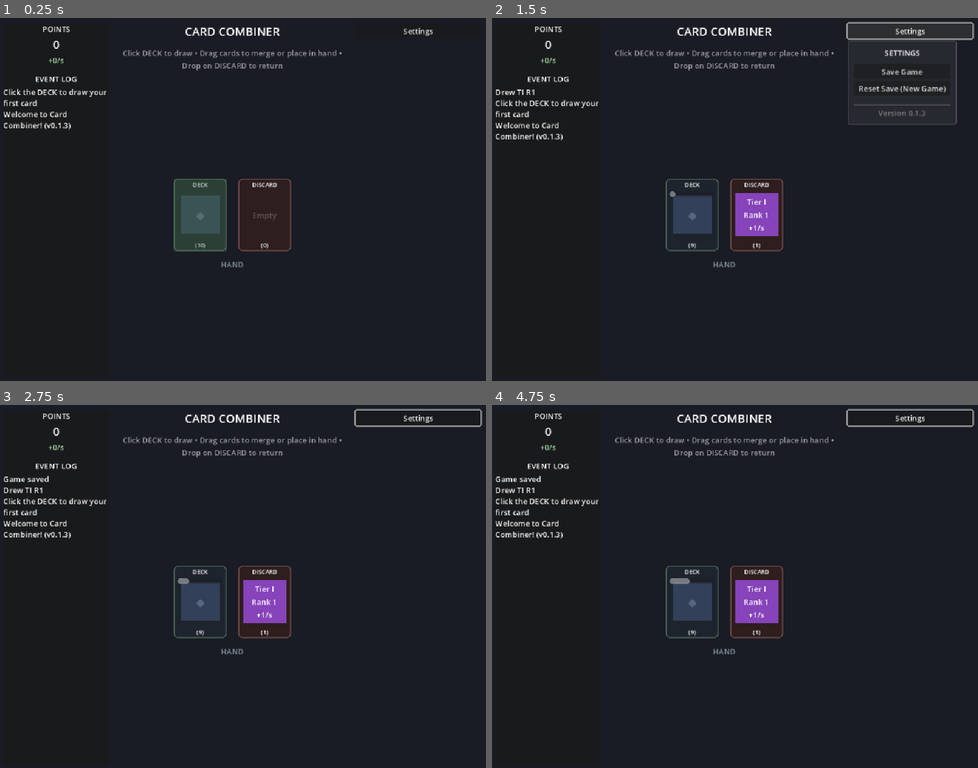
Above: before the commit, frames 1-4 (two rows, left to right).
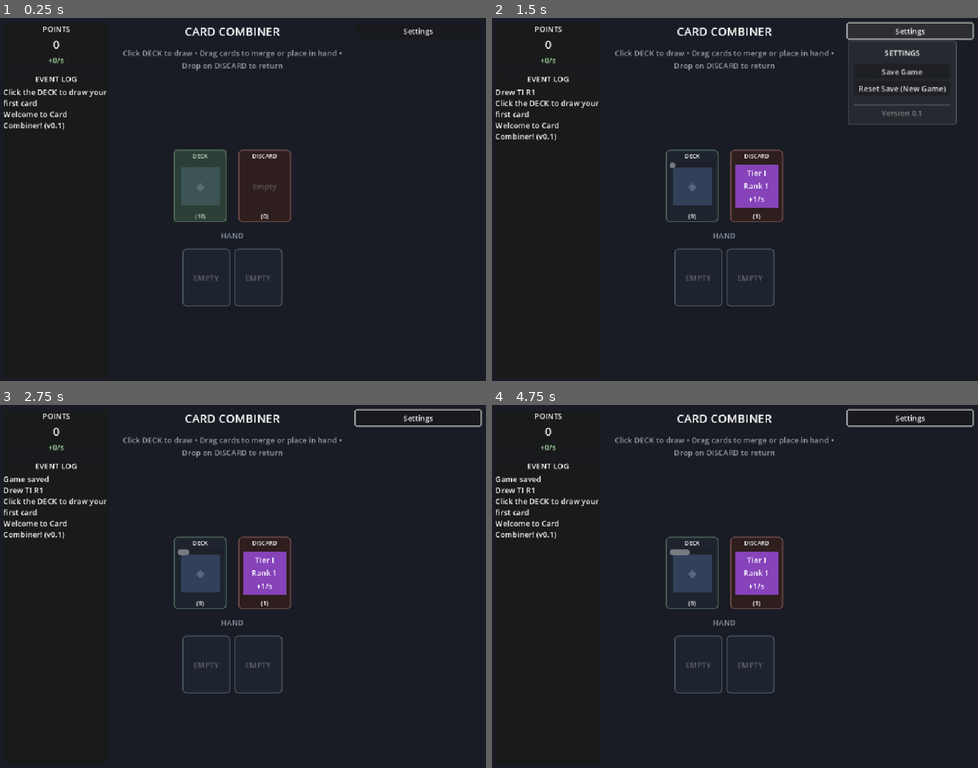
Above: after the commit, the same moments.

Repository: Triysle/card-combiner
Game: Godot game, scene res://scenes/main.tscn
Two runs of this game, one before a commit and one after it. Both use one fixed random seed, a clock stepped at 60 frames per second and the inputs below.
Inputs (mouse positions are in pixels of both pictures, inside the frame that each line leads up to):
- Up to frame 1 (0.25 s): no input
- Up to frame 2 (1.5 s): tap Enter at 0.5 s; drag from (691, 214) to (783, 119) at 0.52 s; click "Settings" at 1.25 s
- Up to frame 3 (2.75 s): click "Save Game" at 2 s
- Up to frame 4 (4.75 s): drag from (637, 604) to (710, 662) at 2.77 s; move the mouse to (783, 506) at 3.52 s; click (783, 506) at 3.67 s; drag from (710, 662) to (584, 532) at 4.27 s

The runs differ from the first frame. In frame 1, 3.3% of the frame differs, in the area x 12-60%, y 28-80%; in frame 2, 3.8%, in the area x 12-90%, y 25-80%; in frame 3, 3.7%; in frame 4, 3.7%.
Error before the commit: Invalid access to property or key 'discard_requested' on a base object of type 'Panel (Slot)'. (res://scripts/grid.gd:46)

Commit message:
0.1.5
few more bugfixes with drag and drop
web5 export

Diff:
--- a/scripts/game_state.gd
+++ b/scripts/game_state.gd
@@ -2,7 +2,7 @@
 
 ## Core game state for Card Combiner - deck-based merge game
 
-const VERSION: String = "0.1.3"
+const VERSION: String = "0.1"
 const SAVE_PATH: String = "user://card_combiner_save.cfg"
 
 signal points_changed(new_value: int)
@@ -282,6 +282,7 @@
 func get_sell_value(card: Dictionary) -> int:
 	if card.is_empty():
 		return 0
+	@warning_ignore("integer_division")
 	return maxi(1, get_card_points_value(card) / 10)
 
 # ===== LOGGING =====
@@ -536,7 +537,7 @@
 func get_current_milestone() -> Dictionary:
 	if current_milestone_index >= 20:
 		return {}  # Game complete
-
+	@warning_ignore("integer_division")
 	var tier = (current_milestone_index / 4) + 1
 	var type_index = current_milestone_index % 4
 
--- a/scripts/milestone_panel.gd
+++ b/scripts/milestone_panel.gd
@@ -16,7 +16,7 @@
 func _ready() -> void:
 	unlock_button.pressed.connect(_on_unlock_pressed)
 	GameState.milestone_changed.connect(_update_display)
-	GameState.has_bought_pack  # We show after first pack
+	# Note: Panel visibility is controlled by main.gd based on GameState.has_bought_pack
 
 	_create_slots()
 	_update_display()
--- a/scripts/slot.gd
+++ b/scripts/slot.gd
@@ -6,6 +6,7 @@
 signal merge_attempted(source_slot: Slot, target_slot: Slot)
 signal move_attempted(source_slot: Slot, target_slot: Slot)
 signal hover_started(slot: Slot)
+signal discard_requested(slot: Slot)
 
 var slot_index: int = -1
 
@@ -148,27 +149,16 @@
 	card_container.scale = Vector2(0.8, 0.8)
 	card_container.pivot_offset = card_container.size / 2
 
-	_anim_tween.tween_property(card_container, "scale", Vector2(1.08, 1.08), 0.1)\
-		.set_ease(Tween.EASE_OUT).set_trans(Tween.TRANS_BACK)
-	_anim_tween.tween_property(card_container, "scale", Vector2(1.0, 1.0), 0.08)\
-		.set_ease(Tween.EASE_IN_OUT)
+	_anim_tween.tween_property(card_container, "scale", Vector2(1.0, 1.0), 0.15).set_ease(Tween.EASE_OUT).set_trans(Tween.TRANS_BACK)
 
 func play_merge_animation() -> void:
 	_kill_tween()
 	_anim_tween = create_tween()
 
-	card_container.scale = Vector2(0.7, 0.7)
+	card_container.scale = Vector2(1.2, 1.2)
 	card_container.pivot_offset = card_container.size / 2
 
-	_anim_tween.tween_property(card_container, "scale", Vector2(1.25, 1.25), 0.15)\
-		.set_ease(Tween.EASE_OUT).set_trans(Tween.TRANS_BACK)
-	_anim_tween.tween_property(card_container, "scale", Vector2(0.92, 0.92), 0.1)\
-		.set_ease(Tween.EASE_IN_OUT)
-	_anim_tween.tween_property(card_container, "scale", Vector2(1.0, 1.0), 0.08)\
-		.set_ease(Tween.EASE_OUT)
-
-func play_return_animation() -> void:
-	play_land_animation()
+	_anim_tween.tween_property(card_container, "scale", Vector2(1.0, 1.0), 0.2).set_ease(Tween.EASE_OUT).set_trans(Tween.TRANS_ELASTIC)
 
 # === Drag and Drop ===
 
@@ -190,12 +180,8 @@
 
 func _notification(what: int) -> void:
 	if what == NOTIFICATION_DRAG_END:
-		if _is_drag_origin:
-			_is_drag_origin = false
-			_update_display()
-			if not card_data.is_empty():
-				play_return_animation()
-		_set_drop_state(DropState.NONE)
+		_is_drag_origin = false
+		_update_display()
 
 func _can_drop_data(_pos: Vector2, data: Variant) -> bool:
 	if not data is Dictionary:
@@ -209,19 +195,16 @@
 		_set_drop_state(DropState.NONE)
 		return false
 
+	# Emit hover signal for grid to track
 	hover_started.emit(self)
 
-	# If this is the source slot, allow (will be a no-op)
-	if source == "hand" and data.get("slot") == self:
-		return true
-
+	# Can always drop on empty slot
 	if card_data.is_empty():
 		_set_drop_state(DropState.VALID_MOVE)
 		return true
 
-	# Check merge validity
-	var result = GameState.validate_merge(incoming_card, card_data)
-	if result == GameState.MergeResult.VALID:
+	# Check for merge
+	if GameState.can_merge(incoming_card, card_data):
 		_set_drop_state(DropState.VALID_MERGE)
 		return true
 	else:
@@ -295,14 +278,12 @@
 			GameState.log_event("Cannot merge: max rank reached")
 
 func _create_drag_preview() -> Control:
-	var rank = card_data.get("rank", 1)
-	var tier = card_data.get("tier", 1)
-
 	var preview = Panel.new()
 	preview.custom_minimum_size = Vector2(90, 110)
 	preview.mouse_filter = Control.MOUSE_FILTER_IGNORE
 
 	var style = StyleBoxFlat.new()
+	var rank = card_data.get("rank", 1)
 	var color_index = clampi(rank - 1, 0, RANK_COLORS.size() - 1)
 	style.bg_color = RANK_COLORS[color_index].darkened(0.2)
 	style.border_width_left = 2
@@ -319,34 +300,18 @@
 	var vbox = VBoxContainer.new()
 	vbox.set_anchors_preset(Control.PRESET_FULL_RECT)
 	vbox.alignment = BoxContainer.ALIGNMENT_CENTER
-	vbox.mouse_filter = Control.MOUSE_FILTER_IGNORE
 	preview.add_child(vbox)
 
+	var tier = card_data.get("tier", 1)
+
 	var tier_lbl = Label.new()
-	tier_lbl.text = "Tier %s" % TIER_NUMERALS[tier] if tier > 0 else ""
+	tier_lbl.text = "Tier %s" % TIER_NUMERALS[tier]
 	tier_lbl.horizontal_alignment = HORIZONTAL_ALIGNMENT_CENTER
-	tier_lbl.add_theme_color_override("font_color", Color.WHITE)
-	tier_lbl.add_theme_color_override("font_outline_color", Color.BLACK)
-	tier_lbl.add_theme_constant_override("outline_size", 2)
-	tier_lbl.mouse_filter = Control.MOUSE_FILTER_IGNORE
 	vbox.add_child(tier_lbl)
 
 	var rank_lbl = Label.new()
 	rank_lbl.text = "Rank %d" % rank
 	rank_lbl.horizontal_alignment = HORIZONTAL_ALIGNMENT_CENTER
-	rank_lbl.add_theme_color_override("font_color", Color.WHITE)
-	rank_lbl.add_theme_color_override("font_outline_color", Color.BLACK)
-	rank_lbl.add_theme_constant_override("outline_size", 2)
-	rank_lbl.mouse_filter = Control.MOUSE_FILTER_IGNORE
 	vbox.add_child(rank_lbl)
 
-	var output_lbl = Label.new()
-	output_lbl.text = "+%d/s" % GameState.get_card_points_value(card_data)
-	output_lbl.horizontal_alignment = HORIZONTAL_ALIGNMENT_CENTER
-	output_lbl.add_theme_color_override("font_color", Color.WHITE)
-	output_lbl.add_theme_color_override("font_outline_color", Color.BLACK)
-	output_lbl.add_theme_constant_override("outline_size", 2)
-	output_lbl.mouse_filter = Control.MOUSE_FILTER_IGNORE
-	vbox.add_child(output_lbl)
-
 	return preview
--- a/scripts/upgrades_panel.gd
+++ b/scripts/upgrades_panel.gd
@@ -86,19 +86,18 @@
 func _update_buttons(_value: int = 0) -> void:
 	for upgrade_id in upgrade_buttons:
 		var button: Button = upgrade_buttons[upgrade_id]
-		var _level = GameState._get_upgrade_level(upgrade_id)
 		var cost = GameState.get_upgrade_cost(upgrade_id)
 		var current_value = GameState.get_upgrade_value_display(upgrade_id)
 		var at_cap = GameState.is_upgrade_at_cap(upgrade_id)
 
-		var upgrade_name = GameState._get_upgrade_name(upgrade_id)
+		var display_name = GameState._get_upgrade_name(upgrade_id)
 
 		if at_cap:
-			button.text = "%s: %s (MAX)" % [name, current_value]
+			button.text = "%s: %s (MAX)" % [display_name, current_value]
 			button.disabled = true
 		else:
 			var next_value = GameState.get_upgrade_next_value_display(upgrade_id)
-			button.text = "%s: %s → %s (%d pts)" % [name, current_value, next_value, cost]
+			button.text = "%s: %s → %s (%d pts)" % [display_name, current_value, next_value, cost]
 			button.disabled = not GameState.can_purchase_upgrade(upgrade_id)
 
 func _on_upgrade_pressed(upgrade_id: String) -> void:
Binary file changed: index.icon.png
Not shown, changed: index.html
Not shown, changed: index.pck
